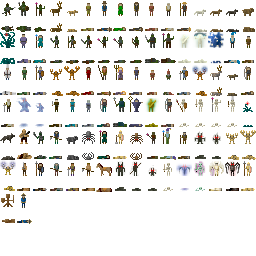
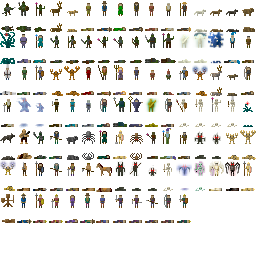
Two versions of the same layered image (256 x 256). Layer-by-layer changes:
painted on "Background" over bbox(33, 193, 191, 224)
